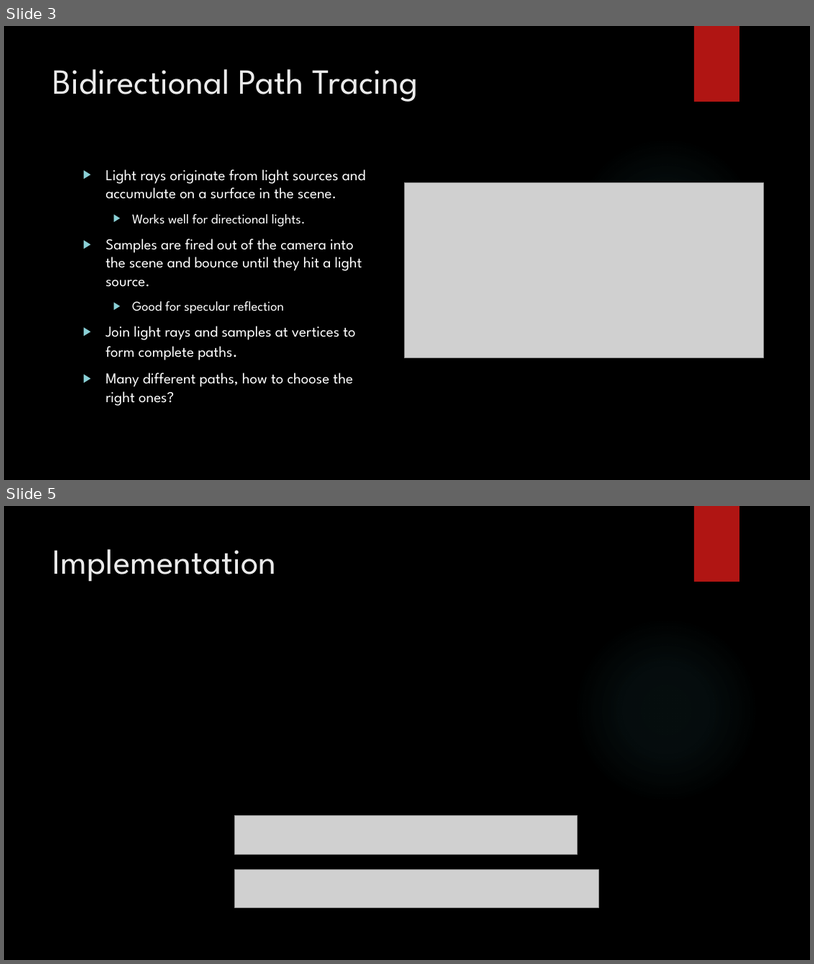
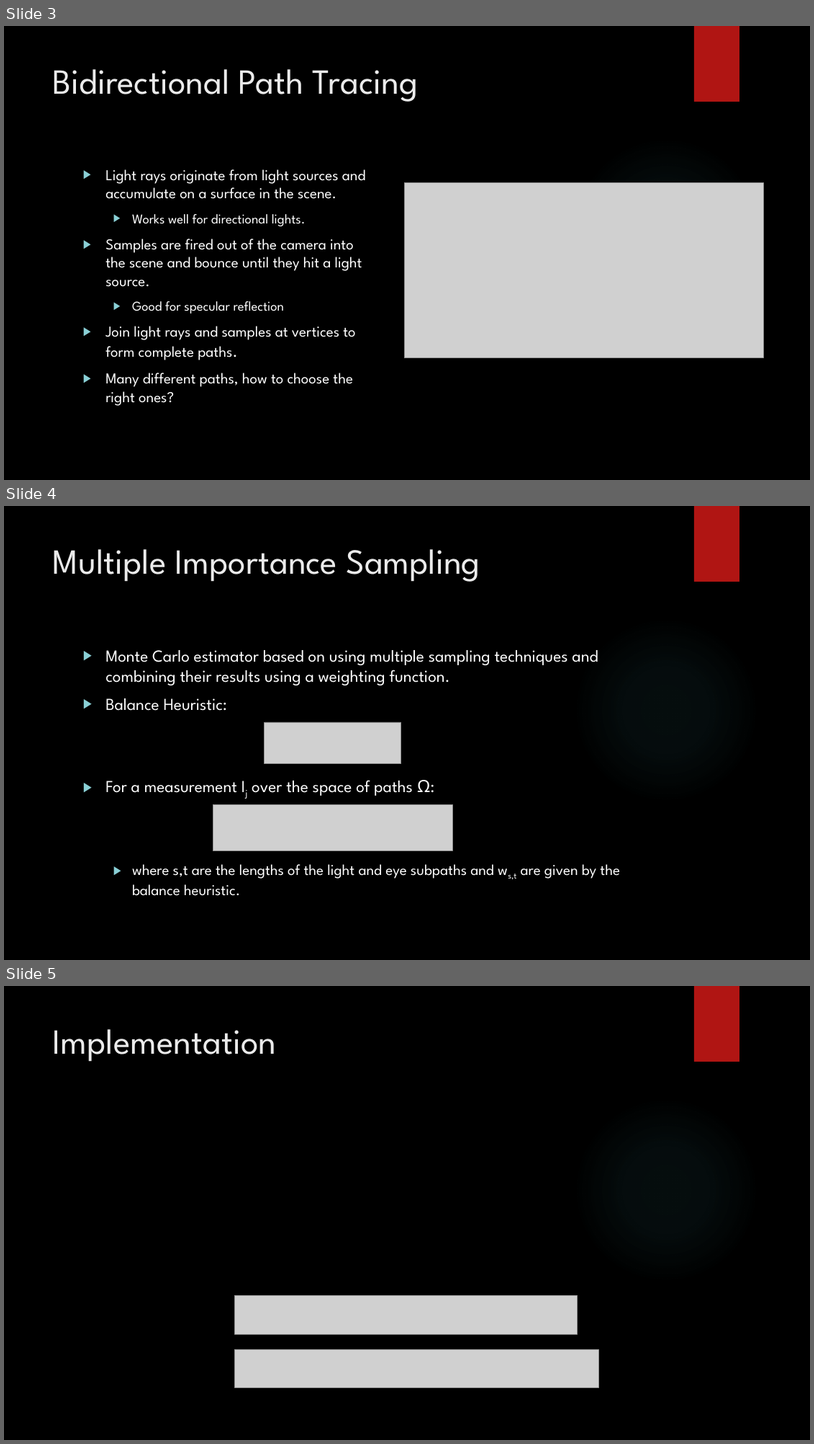
Before and after one commit to ianmars/ianmars.github.io, a slide deck: bdpt_and_mis_with_ppm_final.pptx. Shown one above the other, each under a label of ours: slides 3 and 5 before the commit, slides 3, 4 and 5 after it; the slides between them are not shown. The pictures are 814x964 and 814x1444 pixels, drawn with LibreOffice and Linux fonts; fonts in the diff are those of the drawing; grey boxes stand for pictures; background and template pictures are left out. Boxes give left, top, right and bottom in pixels: in the first picture for what was removed or moved away, otherwise in the second. Text is boxed around its words. In the diff, an @@ line names an element or a change of style, - is before the commit and + after.

Commit message:
minor changes to final presentation

```diff
--- a/bdpt_and_mis_with_ppm_final.pptx
+++ b/bdpt_and_mis_with_ppm_final.pptx
@@ slide 4 added at (x1=4, y1=506, x2=810, y2=960), background picture (left out); not listed: 2 template elements that a slide beside it also shows @@
@@ title added at (x1=53, y1=549, x2=481, y2=582), 42 pt, text #EBEBEB @@
+Multiple Importance Sampling
@@ text added at (x1=106, y1=650, x2=620, y2=896), 20 pt, text #FFFFFF @@
+▶ Monte Carlo estimator based on using multiple sampling techniques and combining their results using a weighting function.
+▶ Balance Heuristic:
+▶ For a measurement Ij over the space of paths Ω:
+  ▶ where s,t are the lengths of the light and eye subpaths and ws,t are given by the balance heuristic.
@@ picture added at (x1=265, y1=722, x2=401, y2=764) @@
@@ picture added at (x1=214, y1=805, x2=453, y2=851) @@
```
Also in this commit, not shown: 1 slide removed.
